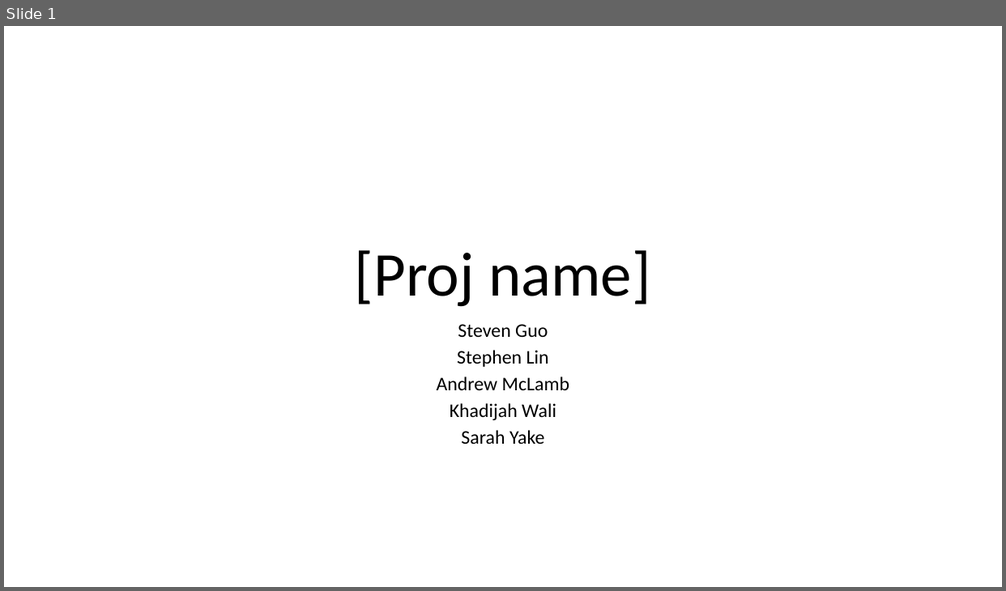
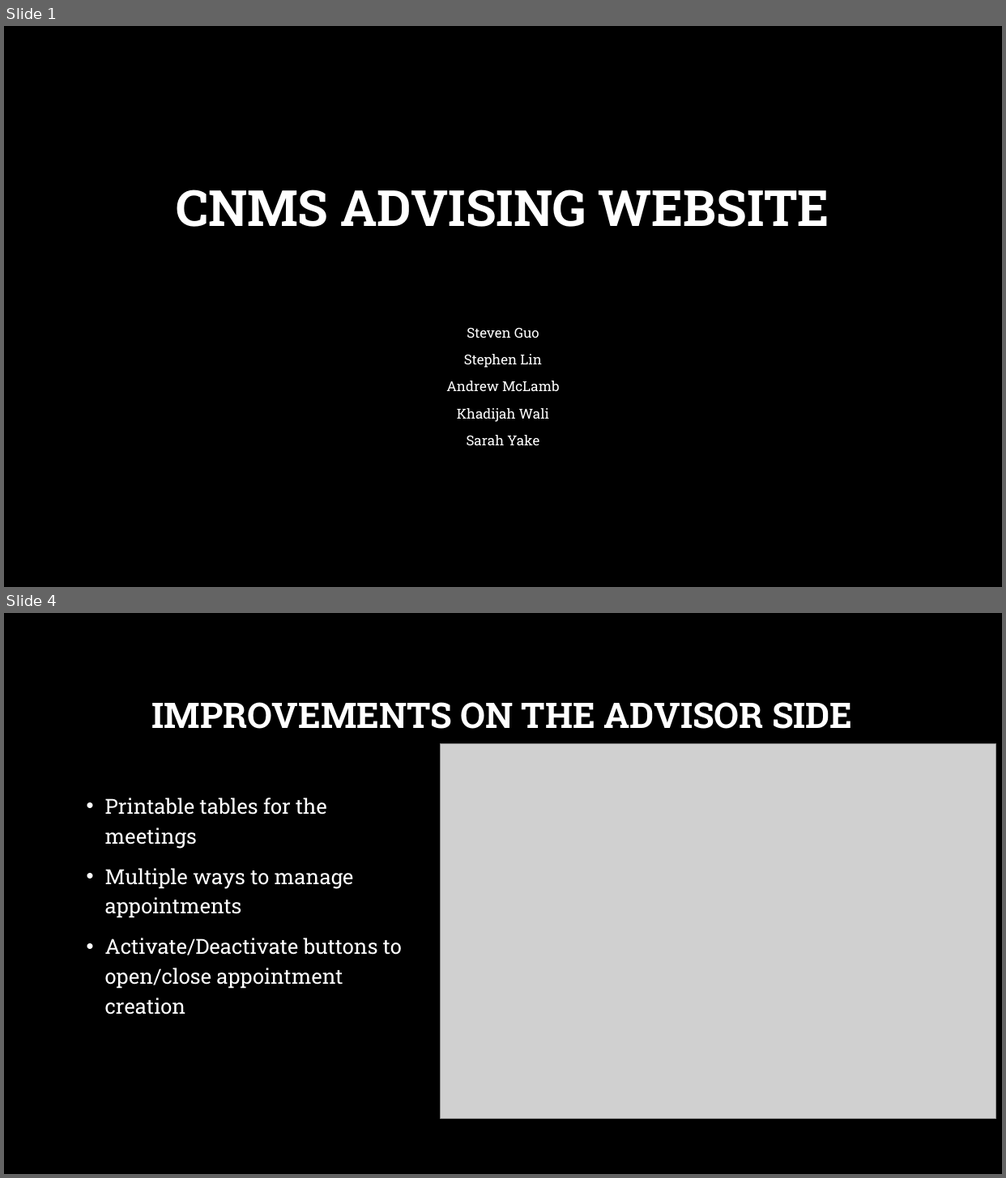
Before and after one commit to Proj2Team/Project2-Code, a slide deck: ProjectPresentation.pptx. Shown one above the other, each under a label of ours: slide 1 before the commit, slides 1 and 4 after it; the slides between them are not shown. The pictures are 1006x591 and 1006x1178 pixels, drawn with LibreOffice and Linux fonts; fonts in the diff are those of the drawing; grey boxes stand for pictures; background and template pictures are left out. Boxes give left, top, right and bottom in pixels: in the first picture for what was removed or moved away, otherwise in the second. Text is boxed around its words. In the diff, an @@ line names an element or a change of style, - is before the commit and + after.

```diff
--- a/ProjectPresentation.pptx
+++ b/ProjectPresentation.pptx
@@ slide 4 added at (4, 613, 1002, 1174), background picture (left out) @@
@@ title added at (152, 702, 853, 729), 34 pt, text #FFFFFF, bold @@
+IMPROVEMENTS ON THE ADVISOR SIDE
@@ picture added at (441, 744, 996, 1119) @@
@@ text added at (105, 798, 402, 1015), 20 pt, text #FFFFFF @@
+• Printable tables for the meetings
+• Multiple ways to manage appointments
+• Activate/Deactivate buttons to open/close appointment creation
@@ slide 1 changed as well @@
@@ background #FFFFFF to picture (left out) @@
@@ title at (176, 190, 829, 227): text changed; size 60 to 48 pt; font Calibri to Roboto Slab; text colour #000000 to #FFFFFF; bold on @@
-[Proj name]
+CNMS ADVISING WEBSITE
@@ subtitle "Steven Guo": place and size @@
-subtitle "Steven Guo" at (437, 324, 569, 444)
+subtitle "Steven Guo" at (446, 327, 560, 446)
@@ subtitle "Steven Guo" at (446, 327, 560, 446): size 18.6 to 13.2 pt, font Calibri to Roboto Slab, text colour #000000 to #FFFFFF; line spacing 0.7 to 1 @@
```
Also in this commit, not shown: 1 other slide changed, 5 other slides added, 6 slides removed.
